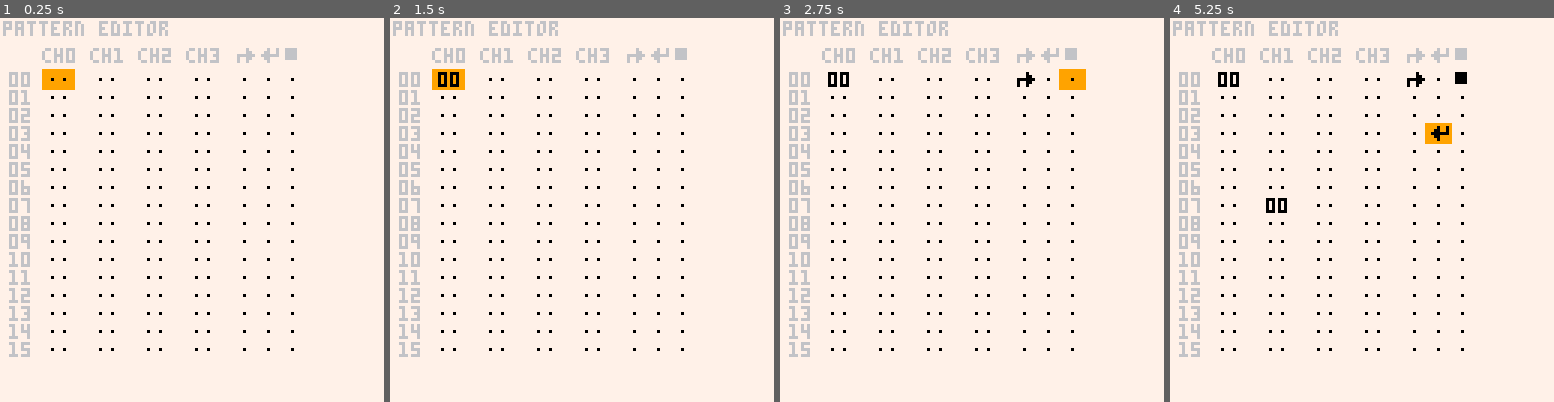
Above: before the commit, frames 1-4 (left to right).
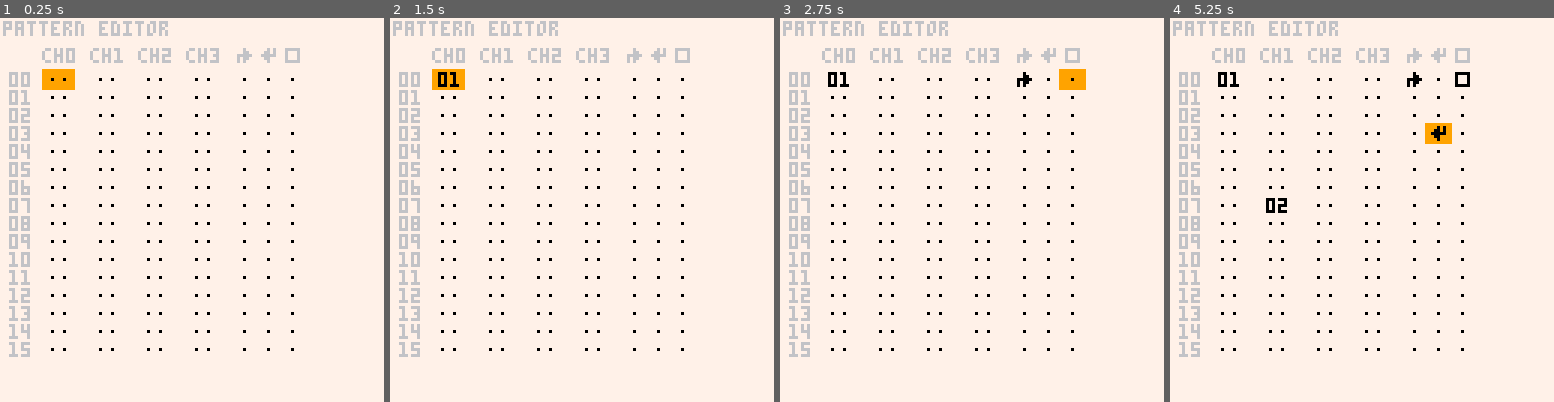
Above: after the commit, the same moments.

Repository: romainchapou/pico-sound-dj
Game: PICO-8 cartridge psdj.p8
The game is run twice, just before and just after one commit, with the same random seed, the same clock (stepped at 60 frames per second) and the same inputs.
Inputs:
- Up to frame 1 (0.25 s): no input
- Up to frame 2 (1.5 s): tap X (X key) at 0.33, 1.07 s; tap O (Z key) at 0.7 s
- Up to frame 3 (2.75 s): hold Right 1.6-2.1 s; hold P2 Left 1.6-2.1 s; tap O (Z key) at 1.7, 2.1, 2.5 s; tap X (X key) at 1.85 s; hold Up 2.15-2.42 s; hold P2 Down 2.15-2.42 s; hold Right from 2.47 s (still down); hold P2 Left from 2.47 s (still down)
- Up to frame 4 (5.25 s): tap O (Z key) every 0.4 s from 2.9 to 4.9 s; tap X (X key) at 2.97, 4.08, 5.2 s; release Right at 3.03 s; release P2 Left at 3.03 s; hold Left 3.08-3.58 s; hold P2 Right 3.08-3.58 s; hold Down 3.63-3.97 s; hold P2 Up 3.63-3.97 s; hold Right 4.02-4.68 s; hold P2 Left 4.02-4.68 s; hold Up 4.73-5.03 s; hold P2 Down 4.73-5.03 s; hold Left from 5.08 s (still down); hold P2 Right from 5.08 s (still down)

The runs differ from the first frame. In frame 1, 0.2% of the frame differs, in the area x 63-79%, y 7-12%; in frame 2, 0.3%; in frame 3, 0.3%; in frame 4, 0.5%, in the area x 15-79%, y 7-50%.

Commit message:
Working-ish pattern saving and loading

Diff:
--- a/main.lua
+++ b/main.lua
@@ -11,8 +11,18 @@
 
   menuitem(1, "save", function()
     sfx_editor:store_sfx_in_memory()
-    -- TODO adapt
-    cstore(0x3200, 0x3200, 64*68)
+
+    for p in all(pattern_editor.patterns) do
+      p:store_pattern_in_mem()
+    end
+
+    cstore(0x3100, 0x3100, 4*64 + 64*68)
+  end)
+
+  menuitem(2, "clear sfx", function()
+    for n in all(sfx_editor.notes) do
+      n.volume.value = 0
+    end
   end)
 
   T = 0 -- test variable
--- a/pattern_editor.lua
+++ b/pattern_editor.lua
@@ -8,11 +8,25 @@
     patterns = {}
 
     for i=1,64 do
-      add(patterns, make_pattern_widget())
+      add(patterns, make_pattern_widget(i-1))
+      patterns[i]:load_pattern_from_mem()
     end
   end,
 
   update = function(_ENV)
+    -- play/pause
+    if btnp(5, 1) then
+      if stat(57) then
+        music(-1)
+      else
+        for p in all(patterns) do
+          p:store_pattern_in_mem()
+        end
+
+        music(line_selection)
+      end
+    end
+
     -- pane movement
     if btn(4, 1) then
       if btnp(1) and patterns[line_selection+1].is_channel_activated[column_selection+1] then
@@ -70,5 +84,14 @@
                                                line_selection == i+first_visible_pattern,
                                                column_selection)
     end
+
+    local cur_playing_pattern = stat(54)
+
+    if cur_playing_pattern >= first_visible_pattern and cur_playing_pattern < first_visible_pattern+16 then
+      palt(0, false)
+      palt(14, true)
+      spr(1, start_x - 4, start_y + (cur_playing_pattern - first_visible_pattern)%16 * 6)
+      palt()
+    end
   end,
 }
--- a/pattern_widget.lua
+++ b/pattern_widget.lua
@@ -1,4 +1,4 @@
-function make_pattern_widget()
+function make_pattern_widget(pattern_id)
   local channel_draw = function(_ENV, x, y, is_selected, is_activated)
     if is_selected then
       rectfill(x-2, y-1, x+8, y+5, 9)
@@ -18,15 +18,16 @@
   end
 
   return class:new {
+    pattern_id = pattern_id,
     channels = pattern_channels,
     is_channel_activated = {false, false, false, false},
 
     begin_loop = make_button_widget(2),
-    endloop = make_button_widget(3),
+    end_loop = make_button_widget(3),
     stop_at_end = make_button_widget(4),
 
     get_settings_widgets = function(_ENV)
-      return {begin_loop, endloop, stop_at_end}
+      return {begin_loop, end_loop, stop_at_end}
     end,
 
     update = function(_ENV, sub_selection)
@@ -59,5 +60,38 @@
                                                        is_pattern_seleted and sub_selection == i)
       end
     end,
+
+    store_pattern_in_mem = function(_ENV)
+      local addr = 0x3100 + pattern_id * 4
+
+      poke(addr, channels[1].value
+                 + 64 * bool_to_num(not is_channel_activated[1])
+                 + 128*bool_to_num(begin_loop.state))
+
+      poke(addr + 1, channels[2].value
+                     + 64 * bool_to_num(not is_channel_activated[2])
+                     + 128*bool_to_num(end_loop.state))
+
+      poke(addr + 2, channels[3].value
+                     + 64 * bool_to_num(not is_channel_activated[3])
+                     + 128*bool_to_num(stop_at_end.state))
+
+      poke(addr + 3, channels[3].value
+                     + 64 * bool_to_num(not is_channel_activated[4]))
+    end,
+
+    load_pattern_from_mem = function(_ENV)
+      local addr = 0x3100 + pattern_id * 4
+
+      for i=0,3 do
+        local byte = peek(addr + i)
+        channels[i+1].value = byte & 0b00111111
+        is_channel_activated[i+1] = (byte & 0b01000000) == 0
+      end
+
+      begin_loop.state = (peek(addr) & 0b10000000) > 0
+      end_loop.state = (peek(addr+1) & 0b10000000) > 0
+      stop_at_end.state = (peek(addr+2) & 0b10000000) > 0
+    end
   }
 end
--- a/psdj.p8
+++ b/psdj.p8
@@ -19,11 +19,11 @@
 #include main.lua
 
 __gfx__
-000000000eeeeeeeeee0eeeeee0ee0ee0000eeee0000000000000000000000000000000000000000000000000000000000000000000000000000000000000000
-0000000000eeeeeeeee00eeee00ee0ee0000eeee0000000000000000000000000000000000000000000000000000000000000000000000000000000000000000
-00700700000eeeee000000ee000000ee0000eeee0000000000000000000000000000000000000000000000000000000000000000000000000000000000000000
-0007700000eeeeee0ee00eeee00eeeee0000eeee0000000000000000000000000000000000000000000000000000000000000000000000000000000000000000
-000770000eeeeeee0ee0eeeeee0eeeeeeeeeeeee0000000000000000000000000000000000000000000000000000000000000000000000000000000000000000
+000000000eeeeeeeee0eeeeeee0e0eee00000eee0000000000000000000000000000000000000000000000000000000000000000000000000000000000000000
+0000000000eeeeeeee00eeeee00e0eee0eee0eee0000000000000000000000000000000000000000000000000000000000000000000000000000000000000000
+00700700000eeeee00000eee00000eee0eee0eee0000000000000000000000000000000000000000000000000000000000000000000000000000000000000000
+0007700000eeeeee0e00eeeee00eeeee0eee0eee0000000000000000000000000000000000000000000000000000000000000000000000000000000000000000
+000770000eeeeeee0e0eeeeeee0eeeee00000eee0000000000000000000000000000000000000000000000000000000000000000000000000000000000000000
 00700700eeeeeeeeeeeeeeeeeeeeeeeeeeeeeeee0000000000000000000000000000000000000000000000000000000000000000000000000000000000000000
 00000000eeeeeeeeeeeeeeeeeeeeeeeeeeeeeeee0000000000000000000000000000000000000000000000000000000000000000000000000000000000000000
 00000000eeeeeeeeeeeeeeeeeeeeeeeeeeeeeeee0000000000000000000000000000000000000000000000000000000000000000000000000000000000000000
--- a/utils.lua
+++ b/utils.lua
@@ -1,3 +1,7 @@
 function two_digit_number_str(num)
   return num < 10 and "0" .. tostr(num) or tostr(num)
 end
+
+function bool_to_num(bool)
+  return bool and 1 or 0
+end
